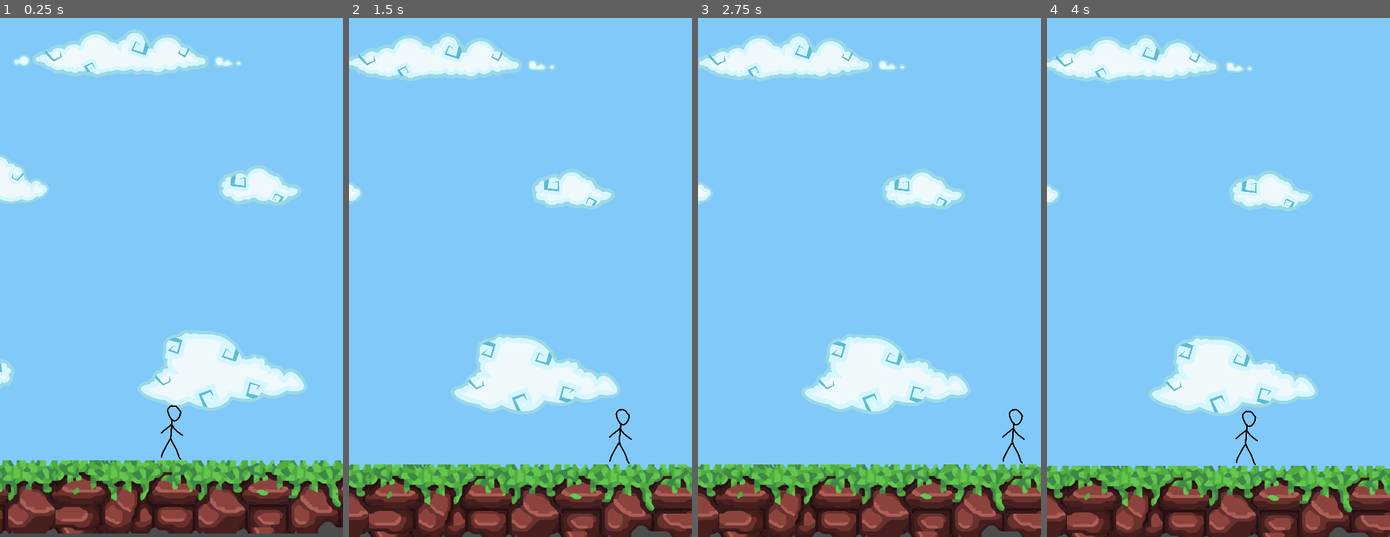
Above: before the commit, frames 1-4 (left to right).
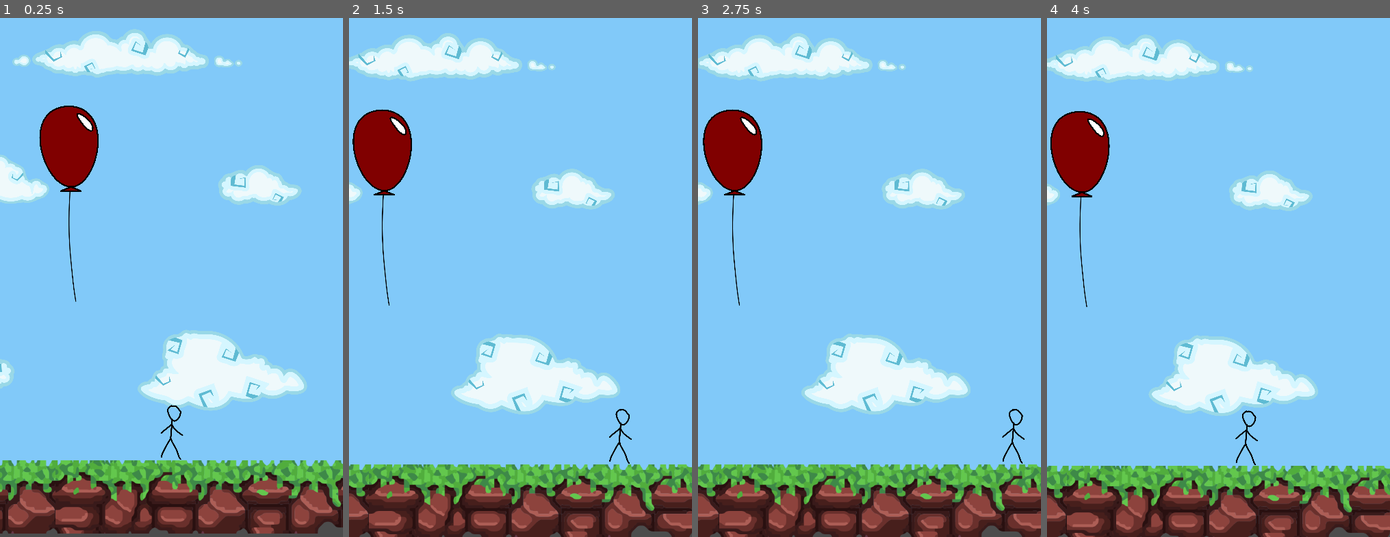
Above: after the commit, the same moments.

Repository: balloonjump/godot-balloon-jump
Game: Godot game, scene res://Main/Main.tscn
The game is run twice, just before and just after one commit, with the same random seed, the same clock (stepped at 60 frames per second) and the same inputs.
Inputs:
- Up to frame 1 (0.25 s): no input
- Up to frame 2 (1.5 s): hold Right (ui_right) 0.53-1.28 s; hold Left (ui_left) from 1.28 s (still down)
- Up to frame 3 (2.75 s): release Left (ui_left) at 2.03 s; hold Right (ui_right) from 2.03 s (still down)
- Up to frame 4 (4 s): release Right (ui_right) at 2.78 s; hold Up (ui_up) 2.78-3.53 s; hold Left (ui_left) from 3.53 s (still down)

The runs differ from the first frame. In frame 1, 2.3% of the frame differs, in the area x 11-29%, y 16-55%; in frame 2, 2.2%; in frame 3, 2.3%; in frame 4, 2.3%.

Commit message:
added balloon images

Diff:
--- /dev/null
+++ b/Balloon/Balloon.tscn
@@ -0,0 +1,36 @@
+[gd_scene load_steps=5 format=2]
+
+[ext_resource path="res://assets/balloons/balloon_string.svg" type="Texture" id=1]
+[ext_resource path="res://assets/balloons/red_balloon.svg" type="Texture" id=2]
+
+[sub_resource type="SpriteFrames" id=1]
+animations = [ {
+"frames": [ ExtResource( 2 ) ],
+"loop": true,
+"name": "normal",
+"speed": 5.0
+}, {
+"frames": [  ],
+"loop": true,
+"name": "popped",
+"speed": 5.0
+} ]
+
+[sub_resource type="RectangleShape2D" id=2]
+extents = Vector2( 63.9247, 98.329 )
+
+[node name="Balloon" type="Area2D"]
+
+[node name="String" type="Sprite" parent="."]
+position = Vector2( 5.25, 141.5 )
+scale = Vector2( 0.5, 0.5 )
+texture = ExtResource( 1 )
+
+[node name="Top" type="AnimatedSprite" parent="."]
+scale = Vector2( 0.05, 0.05 )
+frames = SubResource( 1 )
+animation = "normal"
+
+[node name="CollisionShape2D" type="CollisionShape2D" parent="."]
+position = Vector2( 2.55859, 184.762 )
+shape = SubResource( 2 )
--- a/Main/Main.tscn
+++ b/Main/Main.tscn
@@ -1,9 +1,10 @@
-[gd_scene load_steps=5 format=2]
+[gd_scene load_steps=6 format=2]
 
 [ext_resource path="res://Main/Main.gd" type="Script" id=1]
 [ext_resource path="res://assets/background/cloudy_background.svg" type="Texture" id=2]
 [ext_resource path="res://Player/Player.tscn" type="PackedScene" id=3]
 [ext_resource path="res://Ground/Ground.tscn" type="PackedScene" id=4]
+[ext_resource path="res://Balloon/Balloon.tscn" type="PackedScene" id=5]
 
 [node name="Main" type="Node2D"]
 script = ExtResource( 1 )
@@ -29,3 +30,6 @@
 
 [node name="Ground" parent="." instance=ExtResource( 4 )]
 position = Vector2( 378.956, -53.1875 )
+
+[node name="Balloon" parent="." instance=ExtResource( 5 )]
+position = Vector2( 262.892, -783.453 )
--- /dev/null
+++ b/assets/balloons/balloon_string.svg
@@ -0,0 +1,63 @@
+<?xml version="1.0" encoding="UTF-8" standalone="no"?>
+<!-- Created with Inkscape (http://www.inkscape.org/) -->
+
+<svg
+   xmlns:dc="http://purl.org/dc/elements/1.1/"
+   xmlns:cc="http://creativecommons.org/ns#"
+   xmlns:rdf="http://www.w3.org/1999/02/22-rdf-syntax-ns#"
+   xmlns:svg="http://www.w3.org/2000/svg"
+   xmlns="http://www.w3.org/2000/svg"
+   xmlns:sodipodi="http://sodipodi.sourceforge.net/DTD/sodipodi-0.dtd"
+   xmlns:inkscape="http://www.inkscape.org/namespaces/inkscape"
+   width="100mm"
+   height="200mm"
+   viewBox="0 0 100 200"
+   version="1.1"
+   id="svg5618"
+   inkscape:version="0.92.4 (33fec40, 2019-01-16)"
+   sodipodi:docname="balloon_string.svg">
+  <defs
+     id="defs5612" />
+  <sodipodi:namedview
+     id="base"
+     pagecolor="#ffffff"
+     bordercolor="#666666"
+     borderopacity="1.0"
+     inkscape:pageopacity="0.0"
+     inkscape:pageshadow="2"
+     inkscape:zoom="5.6568544"
+     inkscape:cx="93.695122"
+     inkscape:cy="381.47259"
+     inkscape:document-units="mm"
+     inkscape:current-layer="layer1"
+     showgrid="false"
+     inkscape:window-width="3200"
+     inkscape:window-height="1671"
+     inkscape:window-x="0"
+     inkscape:window-y="55"
+     inkscape:window-maximized="1"
+     units="mm" />
+  <metadata
+     id="metadata5615">
+    <rdf:RDF>
+      <cc:Work
+         rdf:about="">
+        <dc:format>image/svg+xml</dc:format>
+        <dc:type
+           rdf:resource="http://purl.org/dc/dcmitype/StillImage" />
+        <dc:title />
+      </cc:Work>
+    </rdf:RDF>
+  </metadata>
+  <g
+     inkscape:label="Layer 1"
+     inkscape:groupmode="layer"
+     id="layer1"
+     transform="translate(0,-97)">
+    <path
+       style="fill:none;stroke:#000000;stroke-width:1;stroke-linecap:butt;stroke-linejoin:miter;stroke-opacity:1;stroke-miterlimit:4;stroke-dasharray:none"
+       d="m 48.795482,168.79421 c -1.282238,19.75366 -1.580655,39.64144 -0.43121,59.45078 0.602691,10.38659 1.683297,20.69184 2.730982,30.98787 1.861428,18.293 2.099917,19.15234 4.168337,32.36509"
+       id="path5628"
+       inkscape:connector-curvature="0" />
+  </g>
+</svg>
--- /dev/null
+++ b/assets/balloons/red_balloon.svg
@@ -0,0 +1,76 @@
+<?xml version="1.0" encoding="UTF-8" standalone="no"?>
+<!-- Created with Inkscape (http://www.inkscape.org/) -->
+
+<svg
+   xmlns:dc="http://purl.org/dc/elements/1.1/"
+   xmlns:cc="http://creativecommons.org/ns#"
+   xmlns:rdf="http://www.w3.org/1999/02/22-rdf-syntax-ns#"
+   xmlns:svg="http://www.w3.org/2000/svg"
+   xmlns="http://www.w3.org/2000/svg"
+   xmlns:sodipodi="http://sodipodi.sourceforge.net/DTD/sodipodi-0.dtd"
+   xmlns:inkscape="http://www.inkscape.org/namespaces/inkscape"
+   width="1000mm"
+   height="1000mm"
+   viewBox="0 0 1000 1000"
+   version="1.1"
+   id="svg5618"
+   inkscape:version="0.92.4 (33fec40, 2019-01-16)"
+   sodipodi:docname="red_balloon.svg">
+  <defs
+     id="defs5612" />
+  <sodipodi:namedview
+     id="base"
+     pagecolor="#ffffff"
+     bordercolor="#666666"
+     borderopacity="1.0"
+     inkscape:pageopacity="0.0"
+     inkscape:pageshadow="2"
+     inkscape:zoom="0.1767767"
+     inkscape:cx="545.35957"
+     inkscape:cy="958.64848"
+     inkscape:document-units="mm"
+     inkscape:current-layer="layer1"
+     showgrid="false"
+     inkscape:window-width="3200"
+     inkscape:window-height="1671"
+     inkscape:window-x="0"
+     inkscape:window-y="55"
+     inkscape:window-maximized="1"
+     units="mm" />
+  <metadata
+     id="metadata5615">
+    <rdf:RDF>
+      <cc:Work
+         rdf:about="">
+        <dc:format>image/svg+xml</dc:format>
+        <dc:type
+           rdf:resource="http://purl.org/dc/dcmitype/StillImage" />
+        <dc:title></dc:title>
+      </cc:Work>
+    </rdf:RDF>
+  </metadata>
+  <g
+     inkscape:label="Layer 1"
+     inkscape:groupmode="layer"
+     id="layer1"
+     transform="translate(0,703)">
+    <path
+       style="fill:#800000;fill-opacity:1;stroke:#000000;stroke-width:16.3;stroke-linecap:butt;stroke-linejoin:miter;stroke-miterlimit:4;stroke-dasharray:none;stroke-opacity:1"
+       d="M 531.41466,215.93861 C 215.57877,219.4225 -48.154845,-665.03398 505.39044,-677.782 c 523.56396,12.48423 317.24312,895.59335 26.13902,893.72207 -0.038,-0.001 -0.076,-0.001 -0.11548,-0.001"
+       id="path4748"
+       inkscape:connector-curvature="0"
+       sodipodi:nodetypes="ccsc" />
+    <path
+       style="opacity:1;fill:#ffffff;fill-opacity:1;stroke:#000000;stroke-width:16.3;stroke-opacity:1;stroke-miterlimit:4;stroke-dasharray:none"
+       d="m 769.79577,-438.14662 c -1.58723,77.32606 -81.19649,-0.35132 -101.98845,-27.53109 -19.51997,-25.03699 -104.75259,-130.42824 -59.68071,-130.42955 45.07096,10e-4 161.66916,95.44785 161.66916,157.96064 z"
+       id="path5587"
+       inkscape:connector-curvature="0"
+       sodipodi:nodetypes="ccsc" />
+    <path
+       style="opacity:1;fill:#800000;fill-opacity:1;stroke:#000000;stroke-width:16.3;stroke-miterlimit:4;stroke-dasharray:none;stroke-opacity:1"
+       d="M 528.40269,217.56079 641.46284,264.1358 H 411.4227 Z"
+       id="rect5630"
+       inkscape:connector-curvature="0"
+       sodipodi:nodetypes="cccc" />
+  </g>
+</svg>
--- /dev/null
+++ b/assets/balloons/red_balloon_with_string.svg
@@ -0,0 +1,81 @@
+<?xml version="1.0" encoding="UTF-8" standalone="no"?>
+<!-- Created with Inkscape (http://www.inkscape.org/) -->
+
+<svg
+   xmlns:dc="http://purl.org/dc/elements/1.1/"
+   xmlns:cc="http://creativecommons.org/ns#"
+   xmlns:rdf="http://www.w3.org/1999/02/22-rdf-syntax-ns#"
+   xmlns:svg="http://www.w3.org/2000/svg"
+   xmlns="http://www.w3.org/2000/svg"
+   xmlns:sodipodi="http://sodipodi.sourceforge.net/DTD/sodipodi-0.dtd"
+   xmlns:inkscape="http://www.inkscape.org/namespaces/inkscape"
+   width="100mm"
+   height="200mm"
+   viewBox="0 0 100 200"
+   version="1.1"
+   id="svg5618"
+   inkscape:version="0.92.4 (33fec40, 2019-01-16)"
+   sodipodi:docname="inkscape_balloon_2.svg">
+  <defs
+     id="defs5612" />
+  <sodipodi:namedview
+     id="base"
+     pagecolor="#ffffff"
+     bordercolor="#666666"
+     borderopacity="1.0"
+     inkscape:pageopacity="0.0"
+     inkscape:pageshadow="2"
+     inkscape:zoom="1.4142136"
+     inkscape:cx="85.033064"
+     inkscape:cy="364.6788"
+     inkscape:document-units="mm"
+     inkscape:current-layer="layer1"
+     showgrid="false"
+     inkscape:window-width="3200"
+     inkscape:window-height="1671"
+     inkscape:window-x="0"
+     inkscape:window-y="55"
+     inkscape:window-maximized="1"
+     units="mm" />
+  <metadata
+     id="metadata5615">
+    <rdf:RDF>
+      <cc:Work
+         rdf:about="">
+        <dc:format>image/svg+xml</dc:format>
+        <dc:type
+           rdf:resource="http://purl.org/dc/dcmitype/StillImage" />
+        <dc:title></dc:title>
+      </cc:Work>
+    </rdf:RDF>
+  </metadata>
+  <g
+     inkscape:label="Layer 1"
+     inkscape:groupmode="layer"
+     id="layer1"
+     transform="translate(0,-97)">
+    <path
+       style="fill:#800000;fill-opacity:1;stroke:#000000;stroke-width:1;stroke-linecap:butt;stroke-linejoin:miter;stroke-opacity:1;stroke-miterlimit:4;stroke-dasharray:none"
+       d="m 48.85866,166.56513 c -21.611126,0.23998 -39.6571445,-60.68391 -1.780712,-61.56203 35.824959,0.85995 21.707416,61.69103 1.788567,61.56213 -0.0026,-1e-4 -0.0052,-1e-4 -0.0079,-1e-4"
+       id="path4748"
+       inkscape:connector-curvature="0"
+       sodipodi:nodetypes="ccsc" />
+    <path
+       style="opacity:1;fill:#ffffff;fill-opacity:1;stroke:#000000;stroke-width:0.26458332;stroke-opacity:1"
+       d="m 65.169929,121.50987 c -0.108607,5.32644 -5.555884,-0.0242 -6.978578,-1.89642 -1.335657,-1.72462 -7.167714,-8.98427 -4.083663,-8.98436 3.083989,9e-5 11.062241,6.57472 11.062241,10.88078 z"
+       id="path5587"
+       inkscape:connector-curvature="0"
+       sodipodi:nodetypes="ccsc" />
+    <path
+       style="fill:none;stroke:#000000;stroke-width:1;stroke-linecap:butt;stroke-linejoin:miter;stroke-opacity:1;stroke-miterlimit:4;stroke-dasharray:none"
+       d="m 48.795482,168.79421 c -1.282238,19.75366 -1.580655,39.64144 -0.43121,59.45078 0.602691,10.38659 1.683297,20.69184 2.730982,30.98787 1.861428,18.293 2.099917,19.15234 4.168337,32.36509"
+       id="path5628"
+       inkscape:connector-curvature="0" />
+    <path
+       style="opacity:1;fill:#800000;fill-opacity:1;stroke:#000000;stroke-width:1;stroke-opacity:1;stroke-miterlimit:4;stroke-dasharray:none"
+       d="m 48.652565,166.67687 7.736161,3.20822 H 40.648189 Z"
+       id="rect5630"
+       inkscape:connector-curvature="0"
+       sodipodi:nodetypes="cccc" />
+  </g>
+</svg>
Not shown, added: assets/balloons/balloon_string.svg.import
Not shown, added: assets/balloons/red_balloon.svg.import
Not shown, added: assets/balloons/red_balloon_with_string.svg.import
